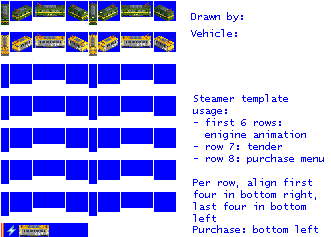
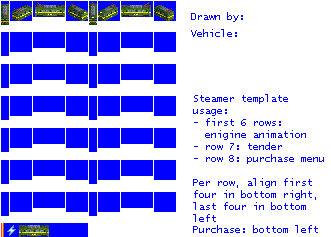
Two versions of the same layered image (331x237). Layer-by-layer changes:
painted on "empty.png" over [left=1, top=33, right=174, bottom=237]
